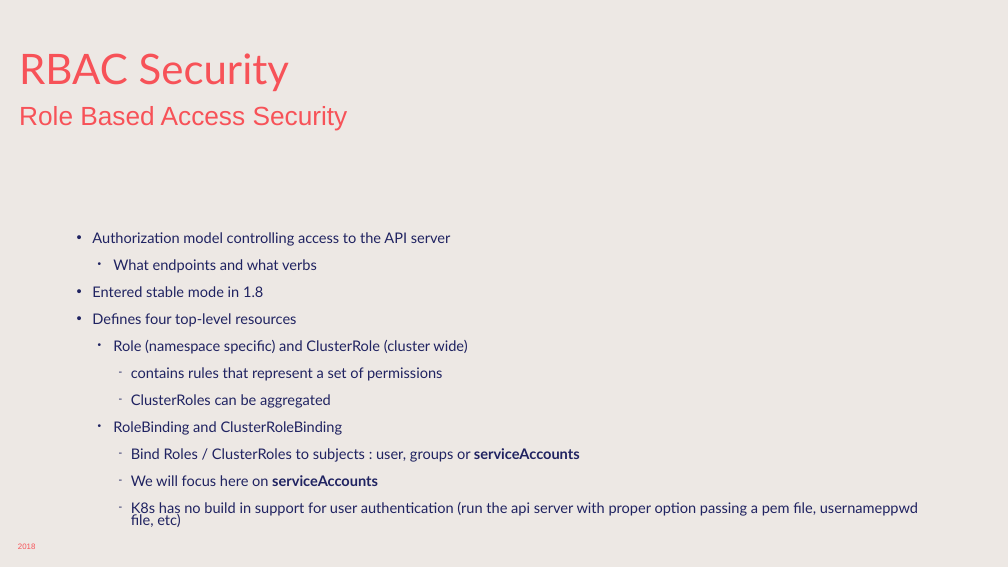
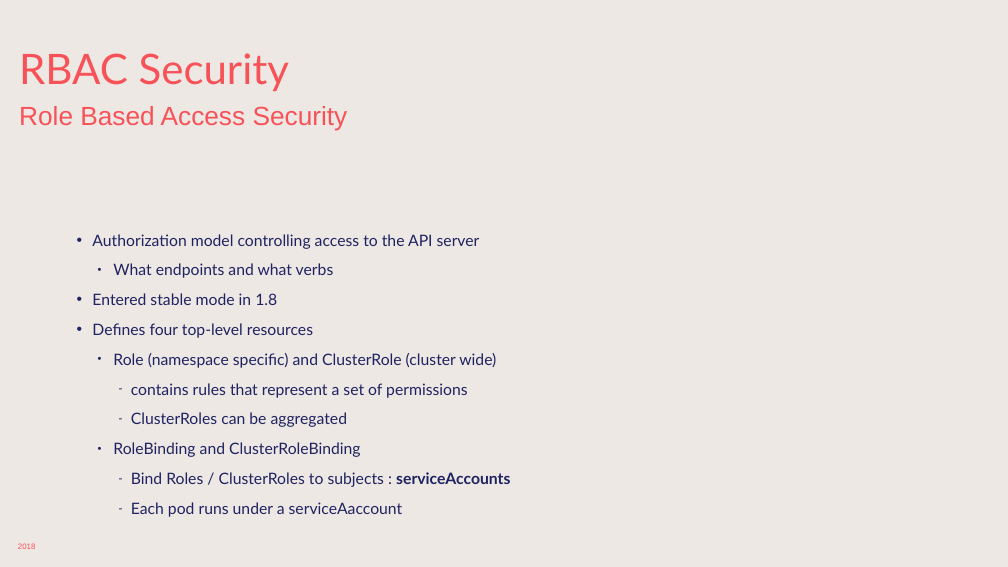
Before and after one commit to sabbadino/deltatre-community-meetups-session-3, a slide deck: slide 26 of K8s-basic.pptx. Drawn at 1008x567 pixels with LibreOffice and Linux fonts; fonts in the diff are those of the drawing; background and template pictures are left out. Boxes give left, top, right and bottom in pixels: in the first picture for what was removed or moved away, otherwise in the second. Text is boxed around its words. In the diff, an @@ line names an element or a change of style, - is before the commit and + after.

```diff
--- a/K8s-basic.pptx
+++ b/K8s-basic.pptx
@@ text at [92,234,496,457]: size 27.8 to 30 pt in "Authorization model controlling access to the API ...", "What endpoints and what verbs", "Entered stable mode in 1.8", "Defines four top-level resources" and 4 more places; line spacing 0.7 to 0.8 @@
@@ text at [131,472,510,517]: text changed; size 27.8 to 30 pt @@
-    – Bind Roles / ClusterRoles to subjects : user, groups or serviceAccounts
-    – We will focus here on serviceAccounts
-    – K8s has no build in support for user authentication (run the api server with proper option passing a pem file, usernameppwd file, etc)
+    – Bind Roles / ClusterRoles to subjects : serviceAccounts
+    – Each pod runs under a serviceAaccount
```
Also in this commit, not shown: 7 other slides changed, 1 other file.
